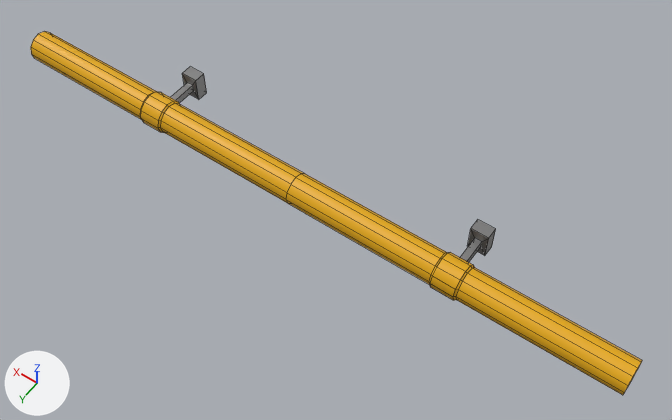
One commit to the FBX model Assets/Art/Models/Enviroment/AssetTests/Rails/RailTube2m.fbx: the scene before it, then after it.
Rendered twice from a 50 mm lens placed at (-2.038, 1.265, 1.992), pointed at (-1.085, -0.069, -0.105). Lighting does not change. The marker at lower left points along +X, +Y and +Z. Mesh edges are drawn as thin lines. Where no turn or scale is listed for an object, it has been applied to the vertices.

In view in the first picture: 'RailTube2m'.
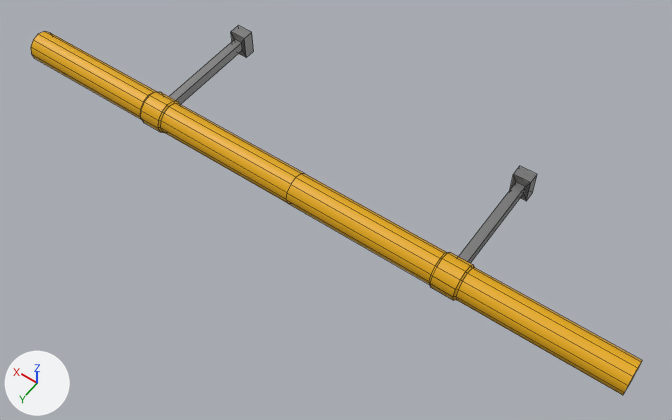
Changed parts and their boxes [x1, y1, x2, y2] in the pictures (672 x 420 px; the box of a moved part takes in the faces that stretch with it):
'RailTube2m', reshaped
    before: [31, 31, 642, 395]
    after: [31, 25, 642, 395]
part 1 of me_cylinder_022, moved or reshaped
    before: [171, 67, 207, 103]
    after: [169, 25, 254, 104]
part 2 of me_cylinder_022, moved or reshaped
    before: [460, 220, 496, 262]
    after: [458, 166, 537, 263]

Edits to the bpy script that builds the scene:
```text
Change me_cylinder_022:
    where me_cylinder_022.from_pydata(...)  # 176 vertices, 152 faces; spans x -2.0..0.0, y -0.17..0.05, z -0.05..0.05
    used by ob_railtube2m; location = (0.0, 0.0, 0.0)
    me_cylinder_022 part 1: all 12 vertices in x -0.53..-0.47, y -0.17..-0.13, z -0.04..0.04 are moved by (0.0, -0.23, 0.0)
    me_cylinder_022 part 2: all 12 vertices in x -1.53..-1.47, y -0.17..-0.13, z -0.04..0.04 are moved by (0.0, -0.23, 0.0)
```
